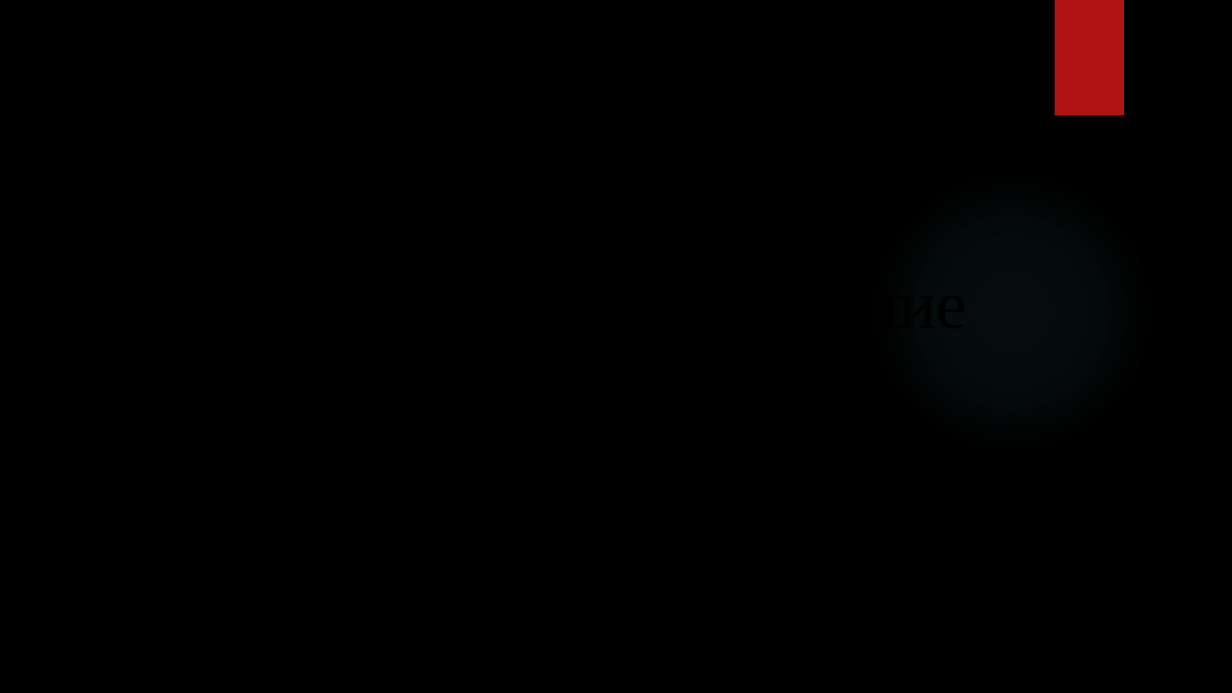
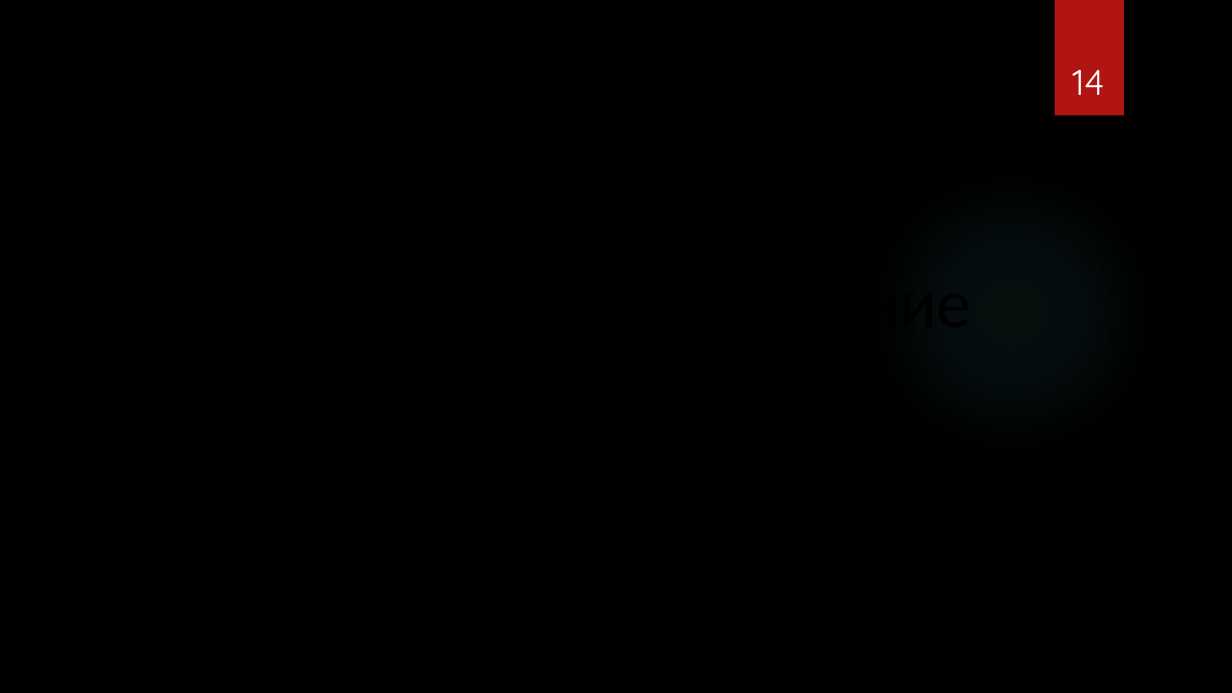
Before and after one commit to marinagovorova/DATABASES_PIn_09.03.03_2025-2026, a slide deck: slide 14 of students/K3239/Rozhnovskii_Yura/LR_1/Презентация для защиты.pptx. Drawn at 1232x693 pixels with LibreOffice and Linux fonts; fonts in the diff are those of the drawing; background and template pictures are left out. Boxes give left, top, right and bottom in pixels: in the first picture for what was removed or moved away, otherwise in the second. Text is boxed around its words. In the diff, an @@ line names an element or a change of style, - is before the commit and + after.

```diff
--- a/students/K3239/Rozhnovskii_Yura/LR_1/Презентация для защиты.pptx
+++ b/students/K3239/Rozhnovskii_Yura/LR_1/Презентация для защиты.pptx
@@ page number added at [1072, 70, 1104, 95], 28 pt, text #FFFFFF @@
+14
```
Also in this commit, not shown: 11 other slides changed, 2 slides added, 2 slides removed.
